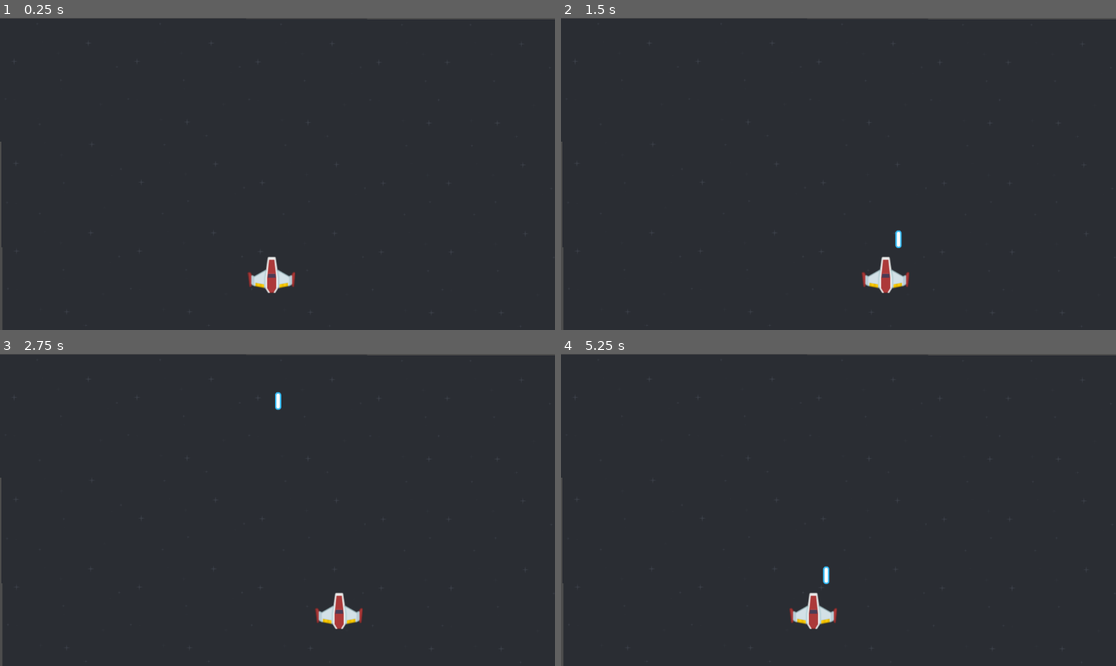
Above: before the commit, frames 1-4 (two rows, left to right).
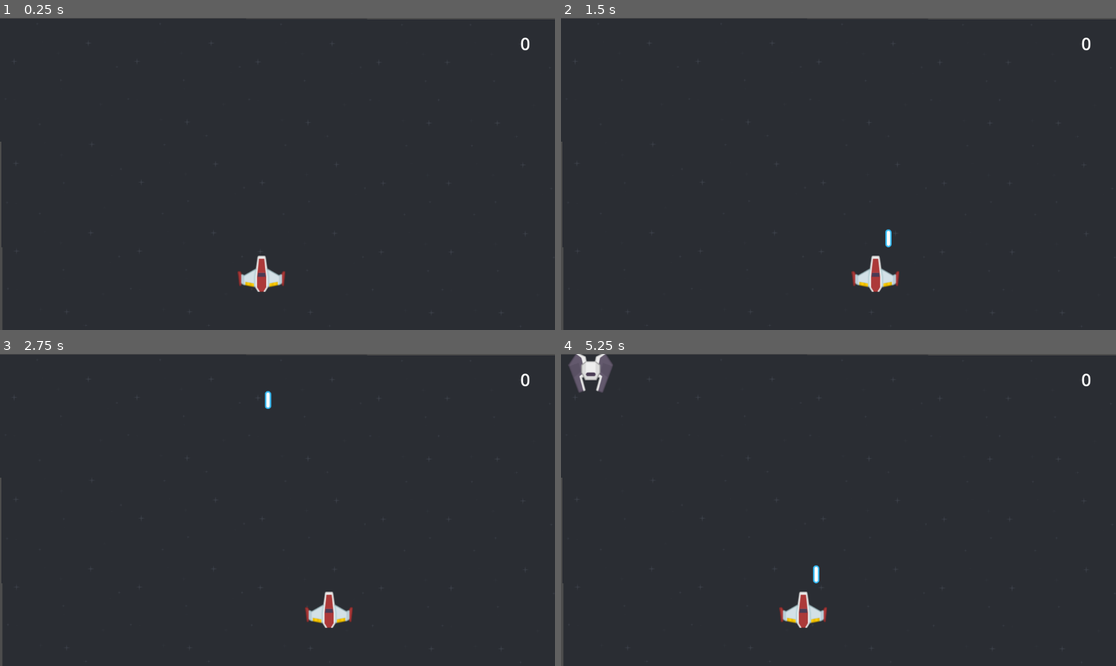
Above: after the commit, the same moments.

Repository: ElaineUlsh/CS315_Shmup
Game: Godot game, scene res://Shmup.tscn
The game is run twice, just before and just after one commit, with the same random seed, the same clock (stepped at 60 frames per second) and the same inputs.
Inputs:
- Up to frame 1 (0.25 s): no input
- Up to frame 2 (1.5 s): tap Enter at 0.5 s; hold Right (right) 0.53-1.28 s; tap Space (shoot) at 0.6, 1.35 s; hold A (left) from 1.28 s (still down)
- Up to frame 3 (2.75 s): release A (left) at 2.03 s; hold Right (right) from 2.03 s (still down); tap Space (shoot) at 2.1 s
- Up to frame 4 (5.25 s): tap Space (shoot) every 0.75 s from 2.85 to 5.1 s; release Right (right) at 3.53 s; hold A (left) from 3.53 s (still down)

The runs differ from the first frame. In frame 1, 0.7% of the frame differs, in the area x 42-96%, y 6-89%; in frame 2, 0.9%; in frame 3, 0.9%; in frame 4, 1.5%, in the area x 1-96%, y 0-89%.

Commit message:
Add enemy ships and sounds/particles with collision

Diff:
--- a/cs315_shmup/Shmup.tscn
+++ b/cs315_shmup/Shmup.tscn
@@ -1,13 +1,37 @@
-[gd_scene load_steps=4 format=3 uid="uid://dy1w56geqptvk"]
+[gd_scene load_steps=7 format=3 uid="uid://dy1w56geqptvk"]
 
+[ext_resource type="Script" uid="uid://2dyuwdu3kjn0" path="res://scripts/shmup.gd" id="1_p5mca"]
 [ext_resource type="PackedScene" uid="uid://dk47y24ghfhpw" path="res://elements/bg.tscn" id="1_phj5u"]
 [ext_resource type="PackedScene" uid="uid://b767yktw02j2" path="res://elements/player_ship.tscn" id="2_21cpo"]
 [ext_resource type="PackedScene" uid="uid://djmgabnc4hjcq" path="res://elements/laser.tscn" id="4_brlw3"]
+[ext_resource type="Script" uid="uid://dafgnlmqgoi77" path="res://scripts/enemy_spawner.gd" id="4_p5mca"]
+[ext_resource type="AudioStream" uid="uid://ca626i5mlq5wp" path="res://assets/Bonus/explosion.wav" id="6_l4cba"]
 
-[node name="Node2D" type="Node2D"]
+[node name="Shmup" type="Node2D" node_paths=PackedStringArray("text_score")]
+script = ExtResource("1_p5mca")
+text_score = NodePath("TextScore")
 
 [node name="BG" parent="." instance=ExtResource("1_phj5u")]
 
 [node name="PlayerShip" parent="." instance=ExtResource("2_21cpo")]
-position = Vector2(564, 534)
+position = Vector2(543, 532)
 bullet_element = ExtResource("4_brlw3")
+
+[node name="EnemySpawner" type="Timer" parent="."]
+wait_time = 3.5
+autostart = true
+script = ExtResource("4_p5mca")
+
+[node name="TextScore" type="Label" parent="."]
+z_index = 2
+offset_left = 1080.0
+offset_top = 28.0
+offset_right = 1120.0
+offset_bottom = 78.0
+theme_override_font_sizes/font_size = 36
+text = "0"
+
+[node name="SFXExplosion" type="AudioStreamPlayer2D" parent="."]
+stream = ExtResource("6_l4cba")
+
+[connection signal="timeout" from="EnemySpawner" to="EnemySpawner" method="_on_timeout"]
--- /dev/null
+++ b/cs315_shmup/elements/enemy_ship.tscn
@@ -0,0 +1,22 @@
+[gd_scene load_steps=4 format=3 uid="uid://c0560xty65k0h"]
+
+[ext_resource type="Script" uid="uid://7tbw0vhclpmg" path="res://scripts/enemy_ship.gd" id="1_oflbk"]
+[ext_resource type="Texture2D" uid="uid://cgf7jg4dunx3t" path="res://assets/PNG/Enemies/enemyBlack1.png" id="2_yak45"]
+
+[sub_resource type="RectangleShape2D" id="RectangleShape2D_1xoug"]
+size = Vector2(89, 85)
+
+[node name="EnemyShip" type="CharacterBody2D"]
+collision_layer = 2
+collision_mask = 2
+script = ExtResource("1_oflbk")
+move_direction = Vector2(0, 80)
+
+[node name="CollisionShape2D" type="CollisionShape2D" parent="."]
+z_index = 2
+position = Vector2(-0.5, 0.5)
+shape = SubResource("RectangleShape2D_1xoug")
+
+[node name="EnemyBlack1" type="Sprite2D" parent="."]
+z_index = 1
+texture = ExtResource("2_yak45")
--- /dev/null
+++ b/cs315_shmup/elements/explosion.tscn
@@ -0,0 +1,17 @@
+[gd_scene load_steps=3 format=3 uid="uid://bui78jexdvede"]
+
+[ext_resource type="Texture2D" uid="uid://c7x3ekwjajaaa" path="res://assets/PNG/Damage/playerShip1_damage1.png" id="1_0ykbj"]
+
+[sub_resource type="ParticleProcessMaterial" id="ParticleProcessMaterial_8iy2o"]
+particle_flag_disable_z = true
+emission_shape = 3
+emission_box_extents = Vector3(1, 1, 1)
+angle_min = -248.3
+angle_max = 273.1
+initial_velocity_max = 281.61
+gravity = Vector3(0, 98, 0)
+
+[node name="Explosion" type="GPUParticles2D"]
+z_index = 2
+texture = ExtResource("1_0ykbj")
+process_material = SubResource("ParticleProcessMaterial_8iy2o")
--- a/cs315_shmup/elements/laser.tscn
+++ b/cs315_shmup/elements/laser.tscn
@@ -10,6 +10,8 @@
 collision_layer = 2
 collision_mask = 2
 gravity_scale = 0.0
+contact_monitor = true
+max_contacts_reported = 2
 script = ExtResource("1_qtxvx")
 
 [node name="CollisionShape2D" type="CollisionShape2D" parent="."]
@@ -18,3 +20,5 @@
 [node name="Sprite2D" type="Sprite2D" parent="."]
 z_index = 1
 texture = ExtResource("2_1vixy")
+
+[connection signal="body_entered" from="." to="." method="_on_body_entered"]
--- /dev/null
+++ b/cs315_shmup/scripts/enemy_ship.gd
@@ -0,0 +1,14 @@
+extends CharacterBody2D
+
+@export var move_direction = Vector2(0, 0)
+
+func _ready() -> void:
+	self.velocity = move_direction
+
+func _process(delta: float) -> void:
+	move_and_slide()
+
+	## makes the enemies despawn if they're too far off the screen
+	var offscreen_threshold = -100
+	if position.x < offscreen_threshold:
+		queue_free()
--- /dev/null
+++ b/cs315_shmup/scripts/enemy_spawner.gd
@@ -0,0 +1,11 @@
+extends Timer
+
+var enemy_scene = preload("res://elements/enemy_ship.tscn")
+
+func _on_timeout() -> void:
+	var new_enemy = enemy_scene.instantiate()
+
+	get_node('/root').add_child(new_enemy)
+
+	new_enemy.position.y = -100
+	new_enemy.position.x = randi_range(0, 1152)
--- a/cs315_shmup/scripts/laser.gd
+++ b/cs315_shmup/scripts/laser.gd
@@ -1,6 +1,17 @@
 extends RigidBody2D
 
 @export var shoot_speed = 750 ## class property that is editable on right now
+var explostion_particles = preload("res://elements/explosion.tscn")
 
 func _ready() -> void:
 	self.apply_impulse(Vector2(0, -shoot_speed))
+
+
+func _on_body_entered(body: Node) -> void:
+	get_node("/root/Shmup").increment_score()
+	var new_explosion = explostion_particles.instantiate()
+	get_node("/root").add_child(new_explosion)
+	new_explosion.position = self.position
+	new_explosion.one_shot = true
+	body.queue_free()
+	self.queue_free()
--- /dev/null
+++ b/cs315_shmup/scripts/shmup.gd
@@ -0,0 +1,13 @@
+extends Node2D
+
+@export var text_score : Label
+var score = 0
+
+func _ready() -> void:
+	text_score.text = str(score)
+
+func increment_score():
+	score += 1
+	text_score.text = str(score)
+
+	$SFXExplosion.play()
Not shown, added: cs315_shmup/assets/Bonus/explosion.wav.import
Not shown, added: cs315_shmup/scripts/enemy_ship.gd.uid
Not shown, added: cs315_shmup/scripts/enemy_spawner.gd.uid
Not shown, added: cs315_shmup/scripts/shmup.gd.uid
Not shown, added: cs315_shmup/assets/Bonus/explosion.wav
